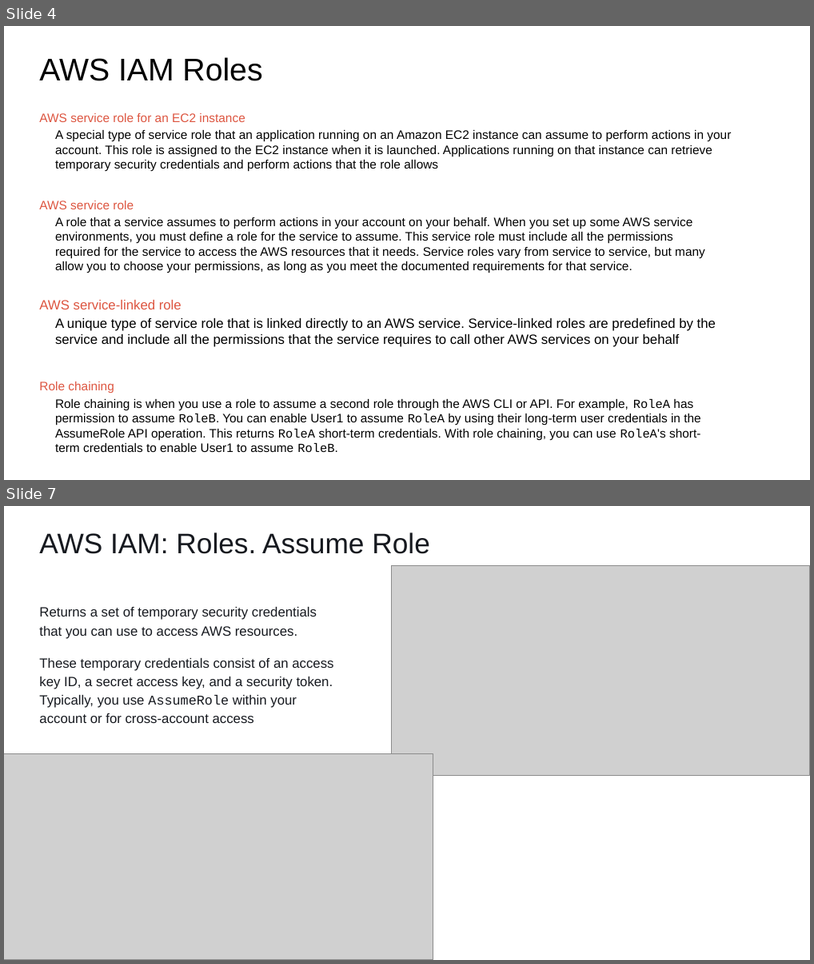
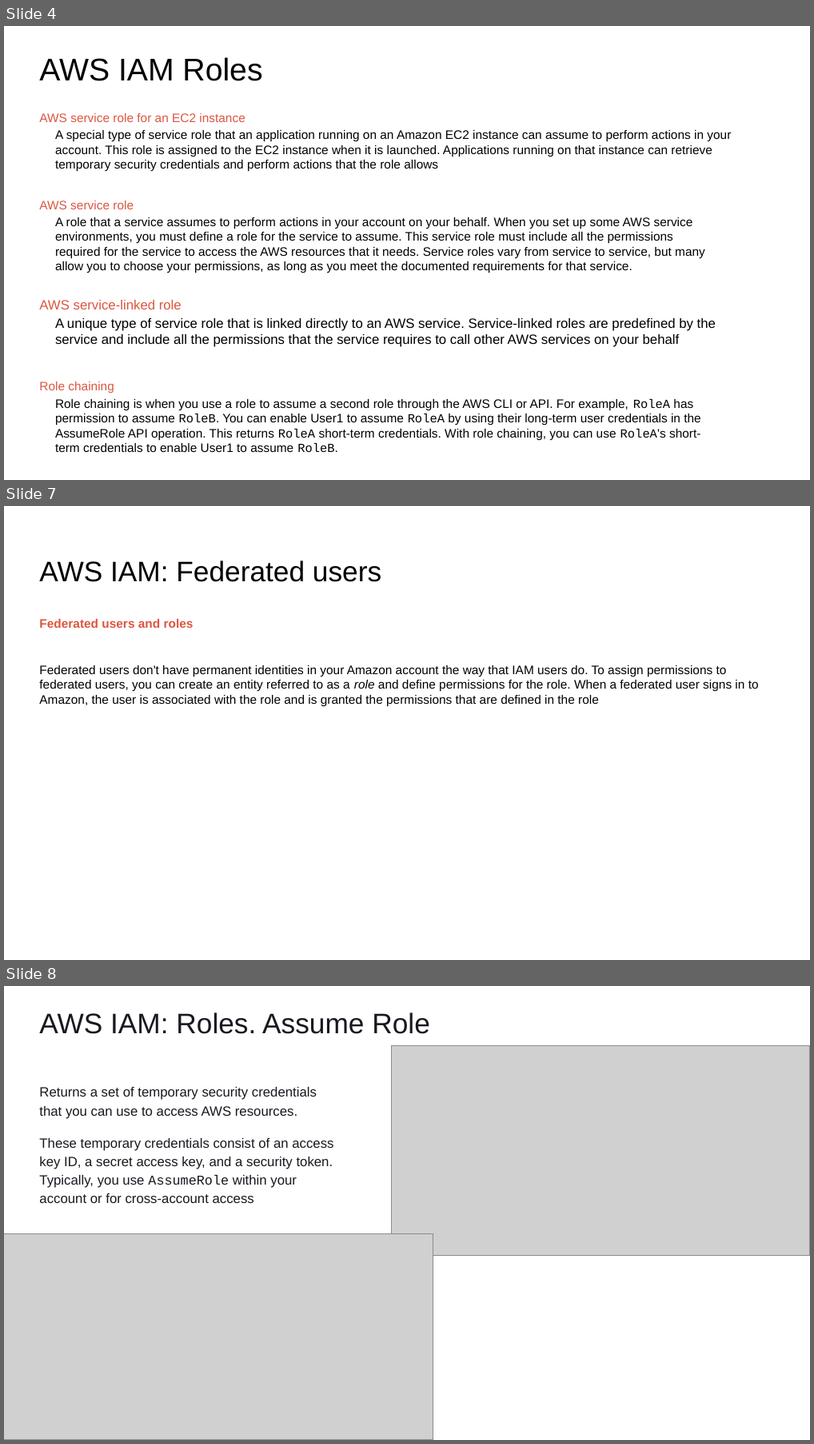
Before and after one commit to IlyaChakun/aws-iba-courses, a slide deck: lecture-materials/Security/00-iam/IAM.pptx. Shown one above the other, each under a label of ours: slides 4 and 7 before the commit, slides 4, 7 and 8 after it; the slides between them are not shown. The pictures are 814x964 and 814x1444 pixels, drawn with LibreOffice and Linux fonts; fonts in the diff are those of the drawing; grey boxes stand for pictures. Boxes give left, top, right and bottom in pixels: in the first picture for what was removed or moved away, otherwise in the second. Text is boxed around its words. In the diff, an @@ line names an element or a change of style, - is before the commit and + after.

```diff
--- a/lecture-materials/Security/00-iam/IAM.pptx
+++ b/lecture-materials/Security/00-iam/IAM.pptx
@@ slide 7 added at box(4, 506, 810, 960), background #FFFFFF @@
@@ title added at box(39, 560, 382, 582), 25.2 pt, text #000000 @@
+AWS IAM: Federated users
@@ text added at box(39, 619, 759, 706), 11 pt, text #000000 @@
+Federated users and roles
+Federated users don't have permanent identities in your Amazon account the way that IAM users do. To assign permissions to federated users, you can create an entity referred to as a role and define permissions for the role. When a federated user signs in to Amazon, the user is associated with the role and is granted the permissions that are defined in the role
@@ what was slide 7 is now slide 8 @@
```
Also in this commit, not shown: 5 slides changed, 1 other slide added, 3 slides removed, 18 other files.
